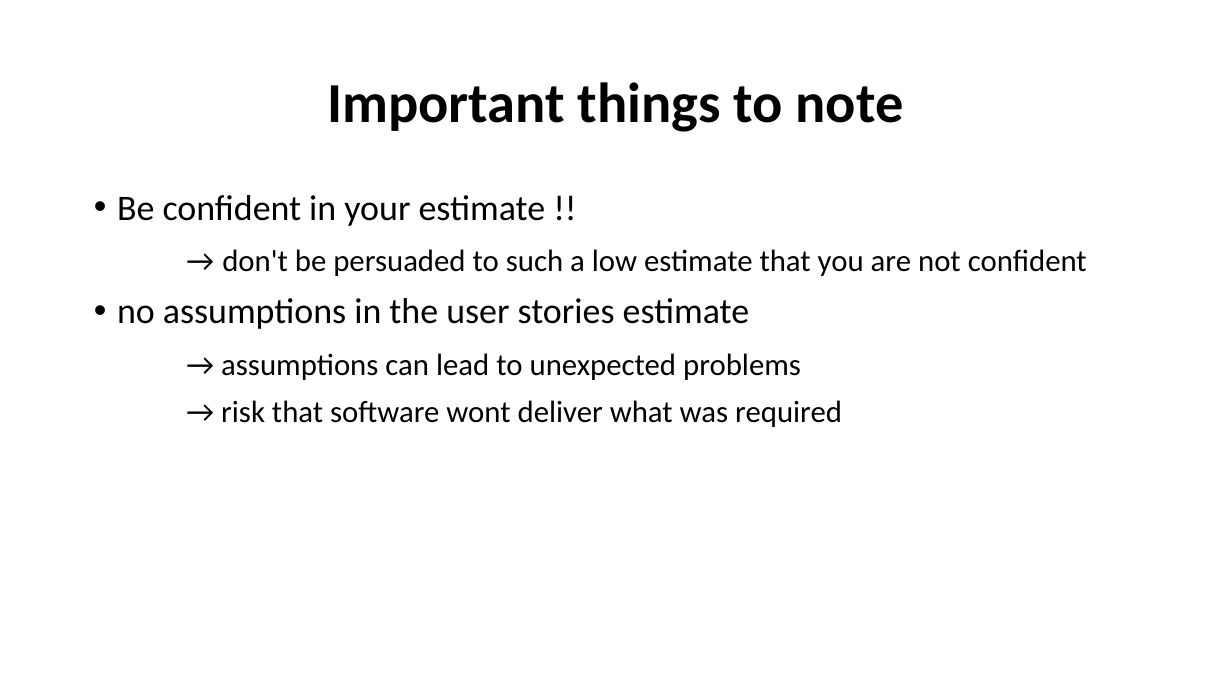
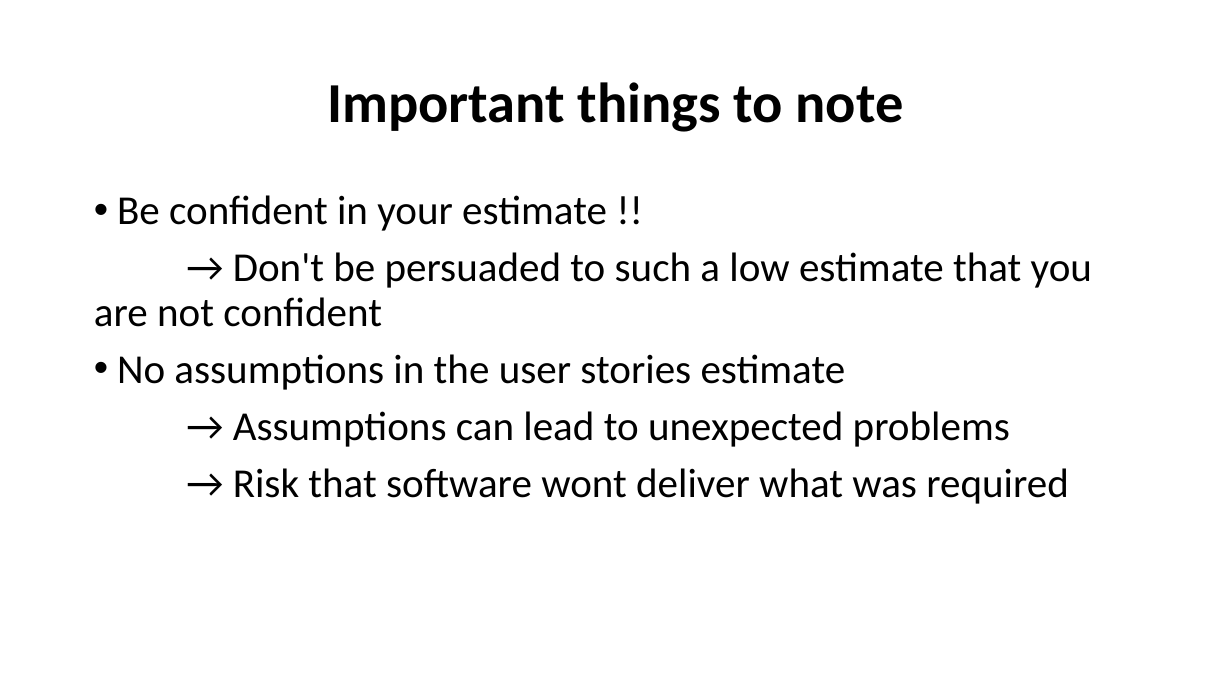
Before and after one commit to cschmitz96/Diverses, a slide deck: slide 20 of User story estimate.pptx (slide 6 before the commit). Drawn at 1232x693 pixels with LibreOffice and Linux fonts; fonts in the diff are those of the drawing. Boxes give left, top, right and bottom in pixels: in the first picture for what was removed or moved away, otherwise in the second. Text is boxed around its words. In the diff, an @@ line names an element or a change of style, - is before the commit and + after.

```diff
--- a/User story estimate.pptx
+++ b/User story estimate.pptx
@@ text at box(117, 195, 607, 231): size 28 to 32 pt in "Be confident in your estimate !!" @@
@@ text at box(94, 252, 1092, 504): text changed; size 24 to 32 pt @@
-→ don't be persuaded to such a low estimate that you are not confident
-• no assumptions in the user stories estimate
-→ assumptions can lead to unexpected problems
-→ risk that software wont deliver what was required
+→ Don't be persuaded to such a low estimate that you are not confident
+• No assumptions in the user stories estimate
+→ Assumptions can lead to unexpected problems
+→ Risk that software wont deliver what was required
```
Also in this commit, not shown: 6 other slides changed, 14 slides added, 1 slide removed, 24 other files.
